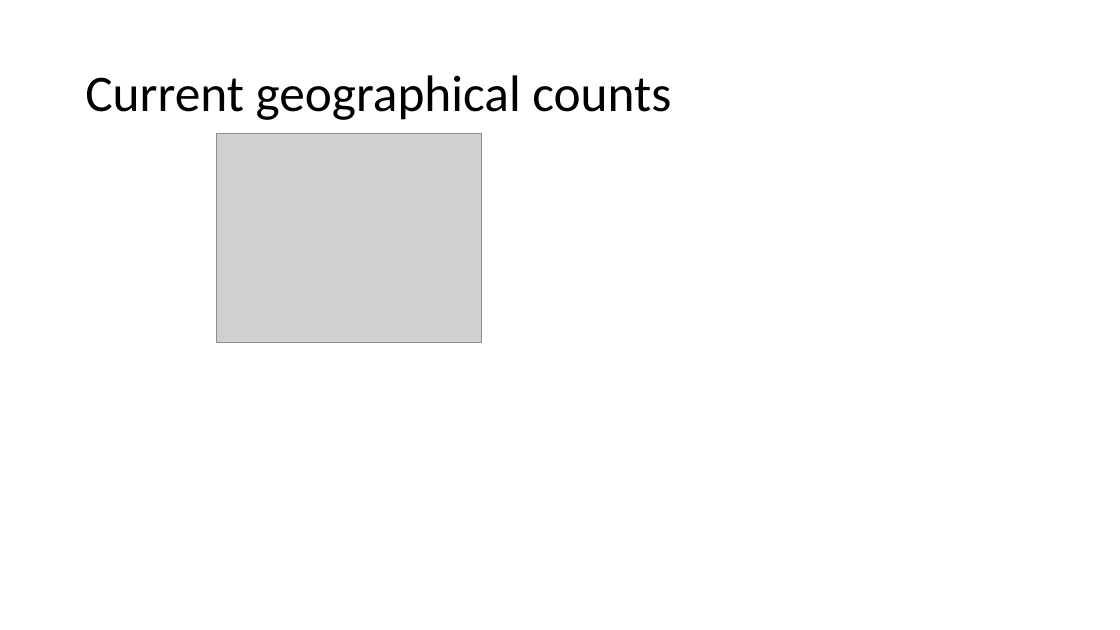
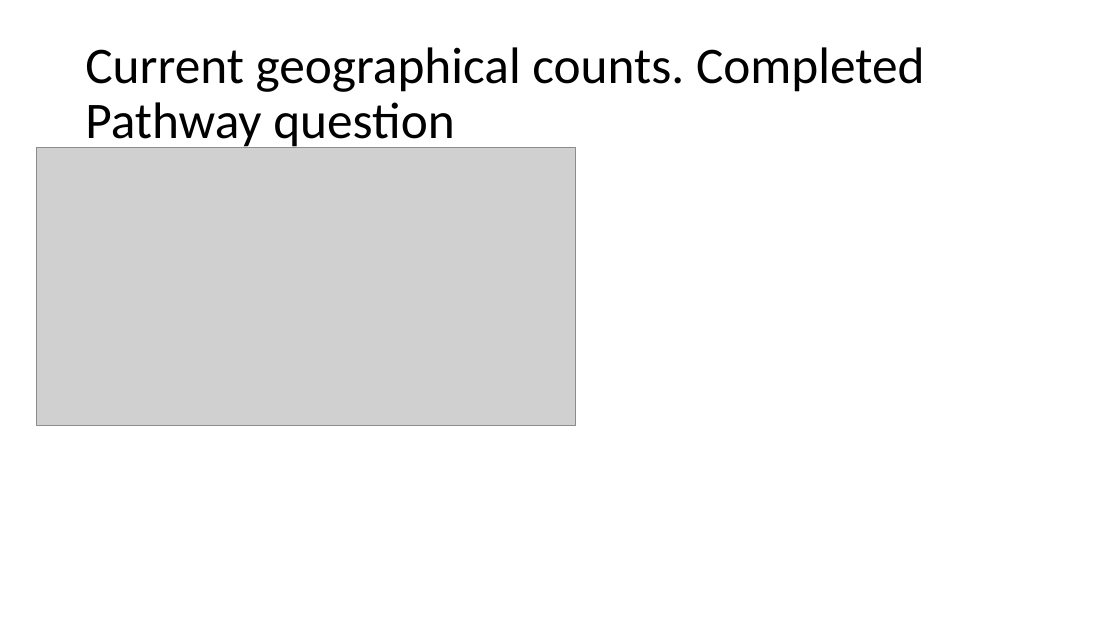
Before and after one commit to mkeomec/eHearing, a slide deck: slide 3 of UK Demographics_8-13-2018.pptx. Drawn at 1120x630 pixels with LibreOffice and Linux fonts; fonts in the diff are those of the drawing; grey boxes stand for pictures. Boxes give left, top, right and bottom in pixels: in the first picture for what was removed or moved away, otherwise in the second. Text is boxed around its words. In the diff, an @@ line names an element or a change of style, - is before the commit and + after.

```diff
--- a/UK Demographics_8-13-2018.pptx
+++ b/UK Demographics_8-13-2018.pptx
@@ title at [85,47,925,151]: text changed @@
-Current geographical counts
+Current geographical counts. Completed Pathway question
@@ picture added at [36,148,576,425] @@
@@ picture removed at [216,134,481,343] @@
```
Also in this commit, not shown: 2 other files.
